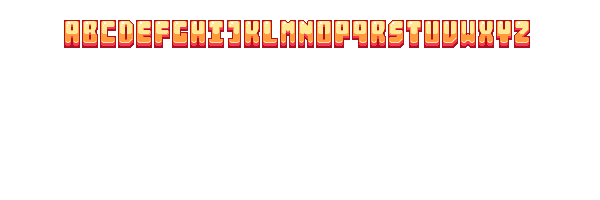
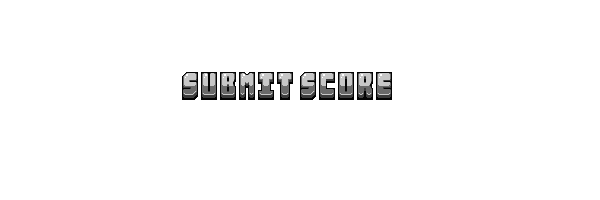
Comparing the layer stacks of the two 600x200 images. Changes:
added layer "Layer 2" above "Alphabet" over [182, 72, 392, 100]
hid "Alphabet" over [64, 20, 530, 48]
